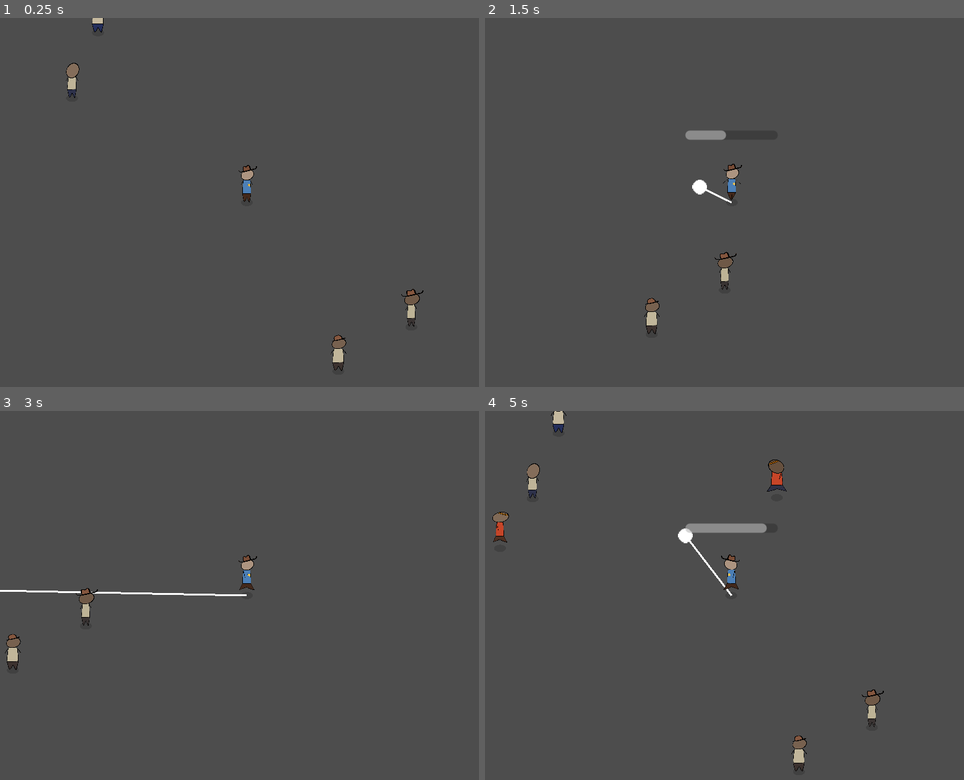
Above: before the commit, frames 1-4 (two rows, left to right).
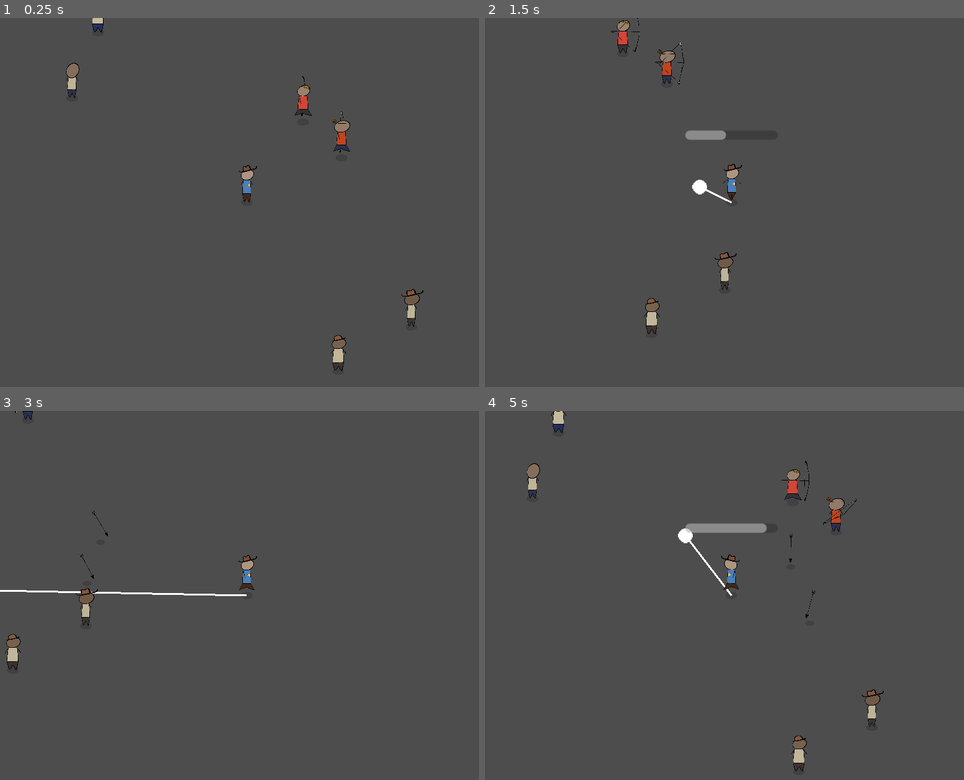
Above: after the commit, the same moments.

Repository: martindzejky/gmtk2025
Game: Godot game, scene res://main.tscn
Two runs of this game, one before a commit and one after it. Both use one fixed random seed, a clock stepped at 60 frames per second and the inputs below.
Inputs (mouse positions are in pixels of both pictures, inside the frame that each line leads up to):
- Up to frame 1 (0.25 s): no input
- Up to frame 2 (1.5 s): move the mouse to (839, 184) at 0.52 s; hold D (move_right) 0.53-1.28 s; tap Shift (dash) at 0.6 s; move the mouse to (633, 220) at 1.27 s; hold S (move_down) from 1.28 s (still down); click (633, 220) at 1.35 s
- Up to frame 3 (3 s): move the mouse to (296, 514) at 2.02 s; release S (move_down) at 2.03 s; hold D (move_right) 2.03-2.78 s; tap Shift (dash) at 2.1 s; move the mouse to (220, 669) at 2.77 s; hold W (move_up) from 2.78 s (still down); click (220, 669) at 2.85 s
- Up to frame 4 (5 s): move the mouse to (877, 650) at 3.52 s; release W (move_up) at 3.53 s; hold A (move_left) from 3.53 s (still down); tap Shift (dash) at 3.6 s; move the mouse to (585, 540) at 4.27 s; click (585, 540) at 4.35 s

The runs differ from the first frame. In frame 1, 0.4% of the frame differs, in the area x 61-74%, y 15-37%; in frame 2, 0.4%; in frame 3, less than 0.1%; in frame 4, 0.8%, in the area x 1-78%, y 13-57%.

Commit message:
bow active state

Diff:
--- a/main.tscn
+++ b/main.tscn
@@ -8,6 +8,7 @@
 [ext_resource type="Resource" uid="uid://cspiwl2qqobau" path="res://waves/wave_2.tres" id="6_7mycd"]
 [ext_resource type="Resource" uid="uid://d1uha8uiqksby" path="res://waves/wave_3.tres" id="7_272bh"]
 [ext_resource type="PackedScene" uid="uid://celdle61b8mey" path="res://objects/folk.tscn" id="8_5vw27"]
+[ext_resource type="PackedScene" uid="uid://br2pnnu3i2hvh" path="res://objects/ranged_enemy.tscn" id="9_kek77"]
 
 [node name="main" type="Node2D"]
 y_sort_enabled = true
@@ -29,3 +30,9 @@
 
 [node name="folk4" parent="." instance=ExtResource("8_5vw27")]
 position = Vector2(-161, -184)
+
+[node name="ranged_enemy" parent="." instance=ExtResource("9_kek77")]
+position = Vector2(56, -76)
+
+[node name="ranged_enemy2" parent="." instance=ExtResource("9_kek77")]
+position = Vector2(90, -45)
--- a/objects/bow_0.tscn
+++ b/objects/bow_0.tscn
@@ -1,8 +1,12 @@
-[gd_scene load_steps=2 format=3 uid="uid://djbcew1c0yi1u"]
+[gd_scene load_steps=3 format=3 uid="uid://djbcew1c0yi1u"]
 
 [ext_resource type="Texture2D" uid="uid://b1x22gx35ubxb" path="res://sprites/bow_0.png" id="1_45hh1"]
+[ext_resource type="Script" uid="uid://ope8616ogx7i" path="res://scripts/bow.gd" id="1_atebh"]
 
-[node name="bow" type="Node2D"]
+[node name="bow" type="Node2D" node_paths=PackedStringArray("sprite")]
+script = ExtResource("1_atebh")
+sprite = NodePath("sprite")
+default_frame = 1
 
 [node name="sprite" type="Sprite2D" parent="."]
 position = Vector2(-13.0392, 0)
--- a/objects/bow_1.tscn
+++ b/objects/bow_1.tscn
@@ -6,4 +6,5 @@
 [node name="bow" instance=ExtResource("1_p6rfp")]
 
 [node name="sprite" parent="." index="0"]
+position = Vector2(-12.6441, 0.84281)
 texture = ExtResource("2_jang7")
--- a/objects/dude.tscn
+++ b/objects/dude.tscn
@@ -723,6 +723,23 @@
 "transitions": PackedFloat32Array(1, 1),
 "update": 1,
 "values": [0.0, 0.897938]
+}
+tracks/8/type = "method"
+tracks/8/imported = false
+tracks/8/enabled = true
+tracks/8/path = NodePath(".")
+tracks/8/interp = 1
+tracks/8/loop_wrap = true
+tracks/8/keys = {
+"times": PackedFloat32Array(0, 0.8),
+"transitions": PackedFloat32Array(1, 1),
+"values": [{
+"args": [],
+"method": &"set_bow_active"
+}, {
+"args": [],
+"method": &"set_bow_default"
+}]
 }
 
 [sub_resource type="AnimationLibrary" id="AnimationLibrary_tkn7g"]
@@ -792,7 +809,7 @@
 scale = Vector2(0.0561217, 0.0561217)
 texture = ExtResource("3_cr6a7")
 hframes = 8
-frame = 3
+frame = 7
 
 [node name="sheriff_star" type="Sprite2D" parent="jump_animation/rotation_scale_animation/body_scale/body"]
 visible = false
--- /dev/null
+++ b/scripts/bow.gd
@@ -0,0 +1,12 @@
+extends Node
+class_name Bow
+
+@export var sprite: Sprite2D
+@export var default_frame: int
+@export var active_frame: int
+
+func set_default_frame():
+  sprite.frame = default_frame
+
+func set_active_frame():
+  sprite.frame = active_frame
--- a/scripts/dude.gd
+++ b/scripts/dude.gd
@@ -98,3 +98,19 @@
 func equip_bow_weapon(weapon: Node2D):
   bow_back_slot.add_child(weapon)
   bow_front_slot.add_child(weapon.duplicate())
+
+func set_bow_active():
+  for child in bow_back_slot.get_children():
+    if child is Bow:
+      child.set_active_frame()
+  for child in bow_front_slot.get_children():
+    if child is Bow:
+      child.set_active_frame()
+
+func set_bow_default():
+  for child in bow_back_slot.get_children():
+    if child is Bow:
+      child.set_default_frame()
+  for child in bow_front_slot.get_children():
+    if child is Bow:
+      child.set_default_frame()
Not shown: 1 places in main.tscn that only renumber resources
Not shown, added: scripts/bow.gd.uid
